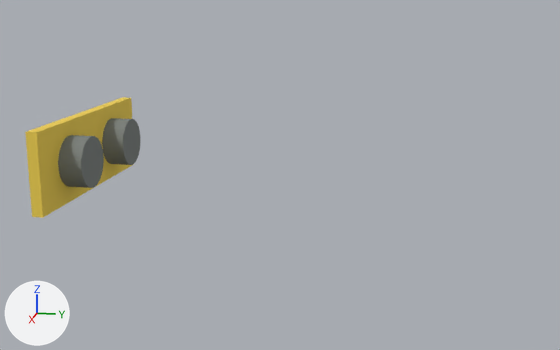
What one commit did to the OBJ model ros2_ws/src/fs_description/meshes/jaal/shuttle_link.obj.
The view is the same before and after, from a camera (50 mm lens) standing at (2.189, 0.957, 0.466) and looking at (0.157, 0.551, -0.042). Arrows for +X, +Y and +Z are at lower left; the lights stay in place. The picture after the commit comes second. Where no turn or scale is listed for an object, it has been applied to the vertices.

Names of what the first picture shows: 'auger_station_1', 'duckbill_station_2', 'plate_0'.
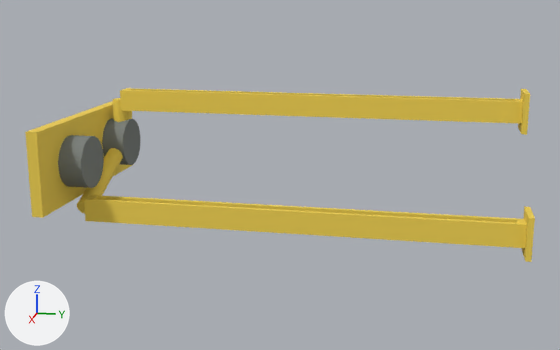
Location of each change, [x1, y1, x2, y2] in pixels of the pictures (560 x 350 px):
'duckbill_mast_4', added (yellow): after [77, 148, 535, 262]
'auger_mast_3', added (yellow): after [112, 88, 530, 135]

The edits, one by one:
Mesh me_duckbill_mast_4 is new.
It has 112 vertices, 224 faces and spans x -0.01..0.33, y 0.006..1.204, z -0.185..0.022.
It uses material mat_yellow_100 (yellow #f2d24f).
Mesh me_auger_mast_3 is new.
It has 112 vertices, 224 faces and spans x -0.05..0.05, y 0.006..1.204, z 0.0..0.185.
It uses material mat_yellow_100 (yellow #f2d24f).
Object 'duckbill_mast_4' (ob_duckbill_mast_4) is new; it shows me_duckbill_mast_4.
Its location is (0.0, 0.0, 0.0).
Object 'auger_mast_3' (ob_auger_mast_3) is new; it shows me_auger_mast_3.
Its location is (0.0, 0.0, 0.0).
